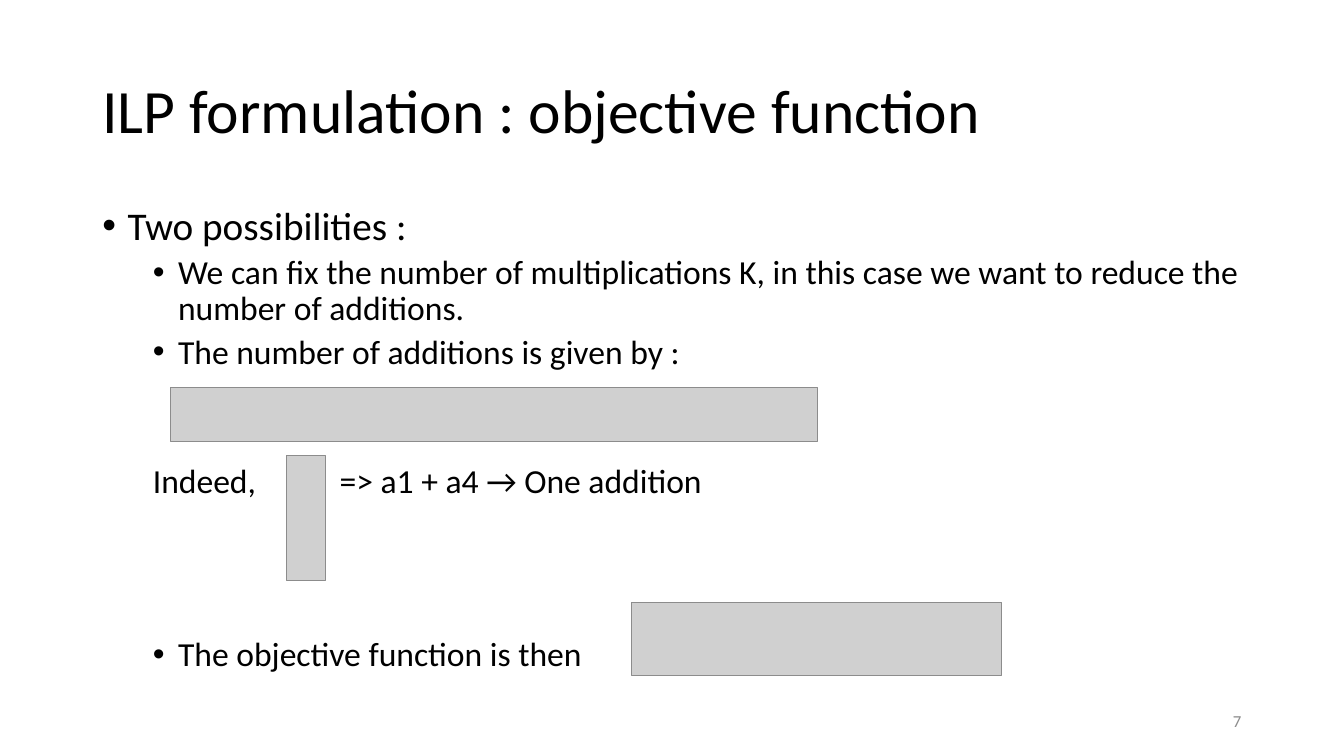
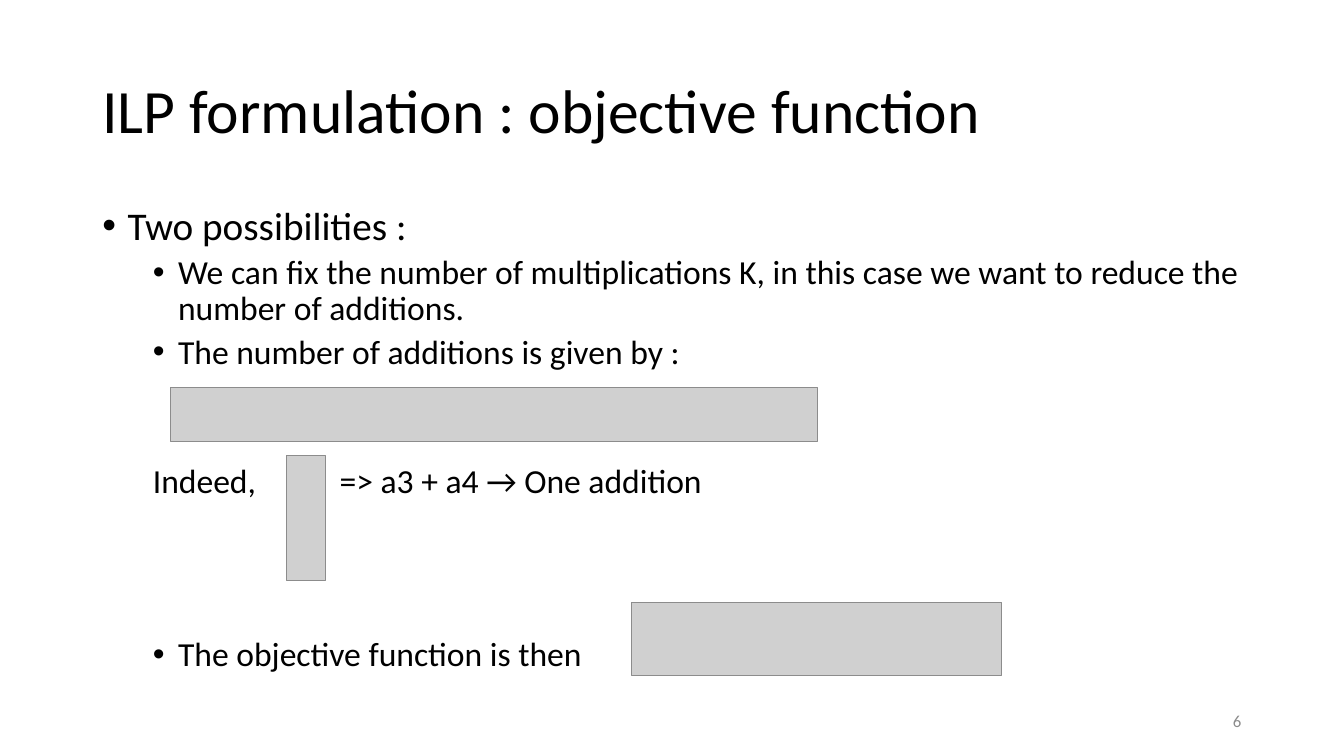
Before and after one commit to Fusion-thermo/Matrix-multiplication, a slide deck: slide 6 of Optimal Matrix Multiplication presentation.pptx (slide 7 before the commit). Drawn at 1344x756 pixels with LibreOffice and Linux fonts; fonts in the diff are those of the drawing; grey boxes stand for pictures. Boxes give left, top, right and bottom in pixels: in the first picture for what was removed or moved away, otherwise in the second. Text is boxed around its words. In the diff, an @@ line names an element or a change of style, - is before the commit and + after.

```diff
--- a/Optimal Matrix Multiplication presentation.pptx
+++ b/Optimal Matrix Multiplication presentation.pptx
@@ text at (153, 469, 701, 497): text changed @@
-  Indeed, => a1 + a4 → One addition
+  Indeed, => a3 + a4 → One addition
@@ page number at (1233, 716, 1241, 727): text changed @@
-7
+6
```
Also in this commit, not shown: 5 other slides changed, 1 slide removed, 3 other files.
